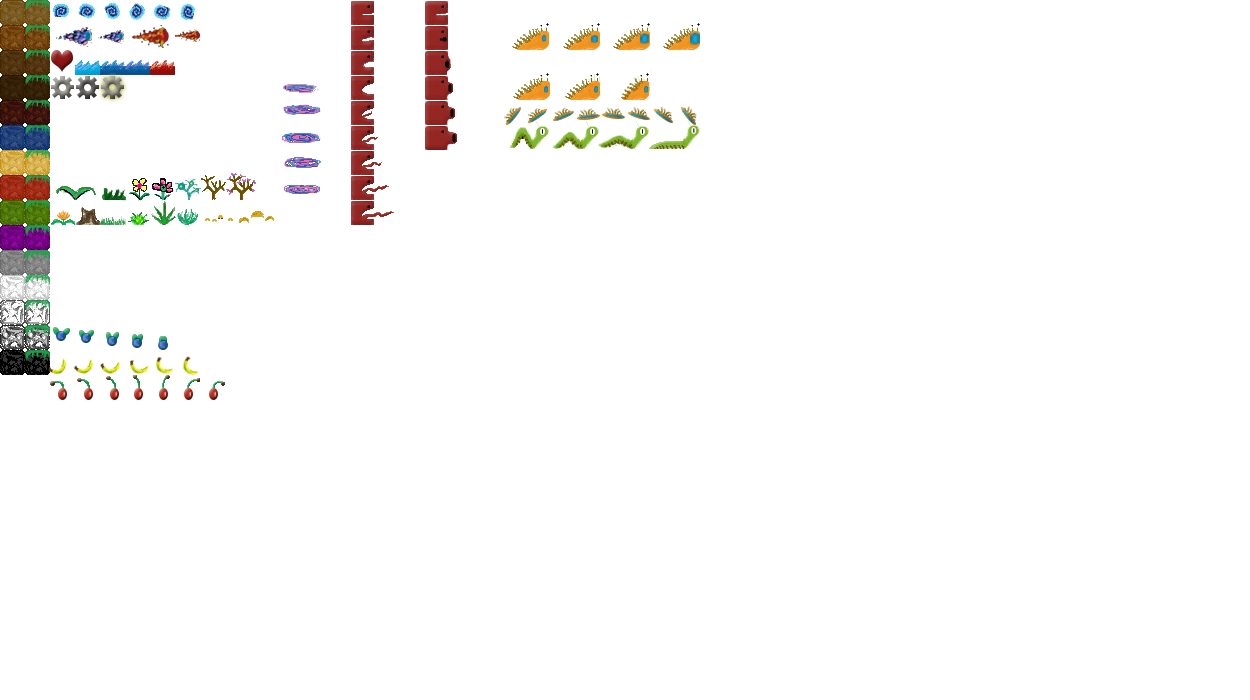
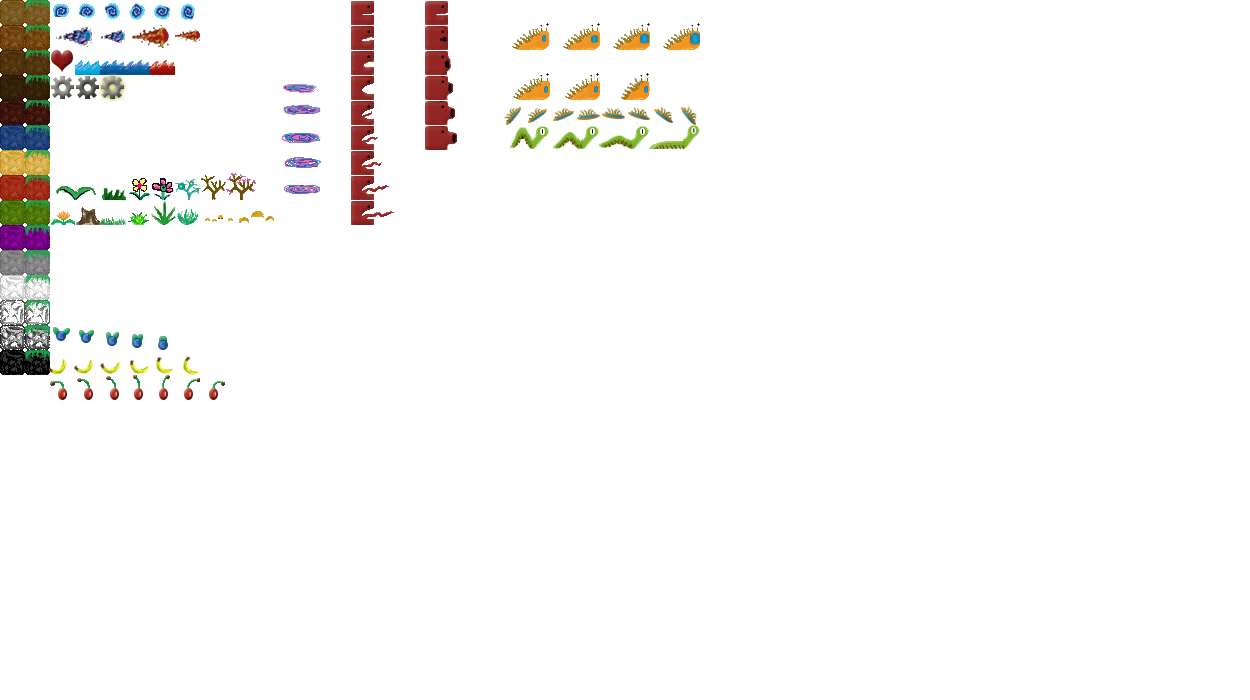
Layer changes from the first 1250×700 image to the second:
painted on "frostSmall" over (98, 30, 125, 44)
